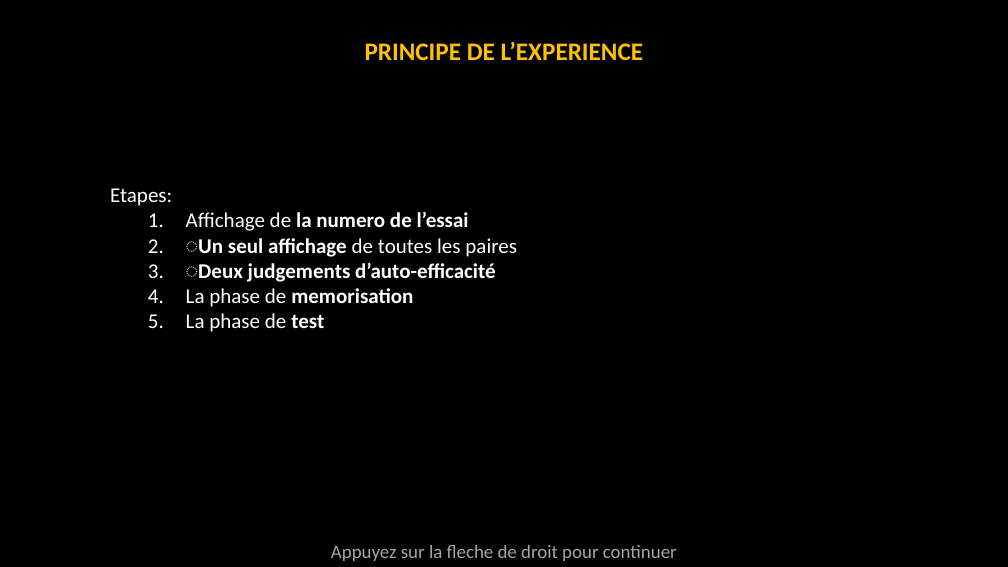
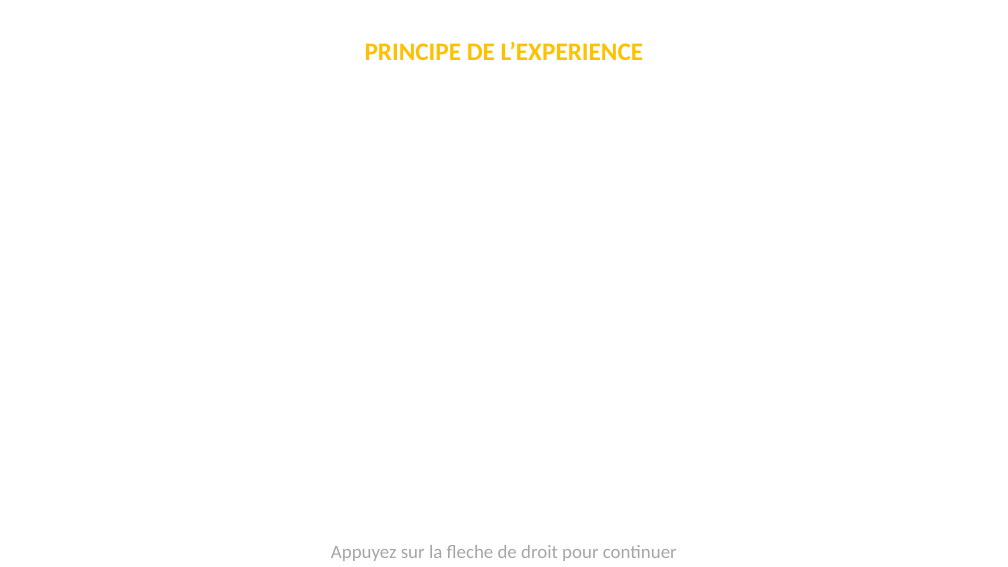
Before and after one commit to MBB-team/Online_Testing, a slide deck: slide 13 of Self_Efficacy/Stimuli/Instructions.pptx. Drawn at 1008x567 pixels with LibreOffice and Linux fonts; fonts in the diff are those of the drawing. Boxes give left, top, right and bottom in pixels: in the first picture for what was removed or moved away, otherwise in the second. Text is boxed around its words. In the diff, an @@ line names an element or a change of style, - is before the commit and + after.

```diff
--- a/Self_Efficacy/Stimuli/Instructions.pptx
+++ b/Self_Efficacy/Stimuli/Instructions.pptx
@@ background #000000 to #FFFFFF @@
@@ text removed at [110,188,517,332] @@
-Etapes:
-  1. Affichage de la numero de l’essai
-  2. ͏Un seul affichage de toutes les paires
-  3. ͏Deux judgements d’auto-efficacité
-  4. La phase de memorisation
-  5. La phase de test
```
Also in this commit, not shown: 21 other slides changed, 2 other files.
